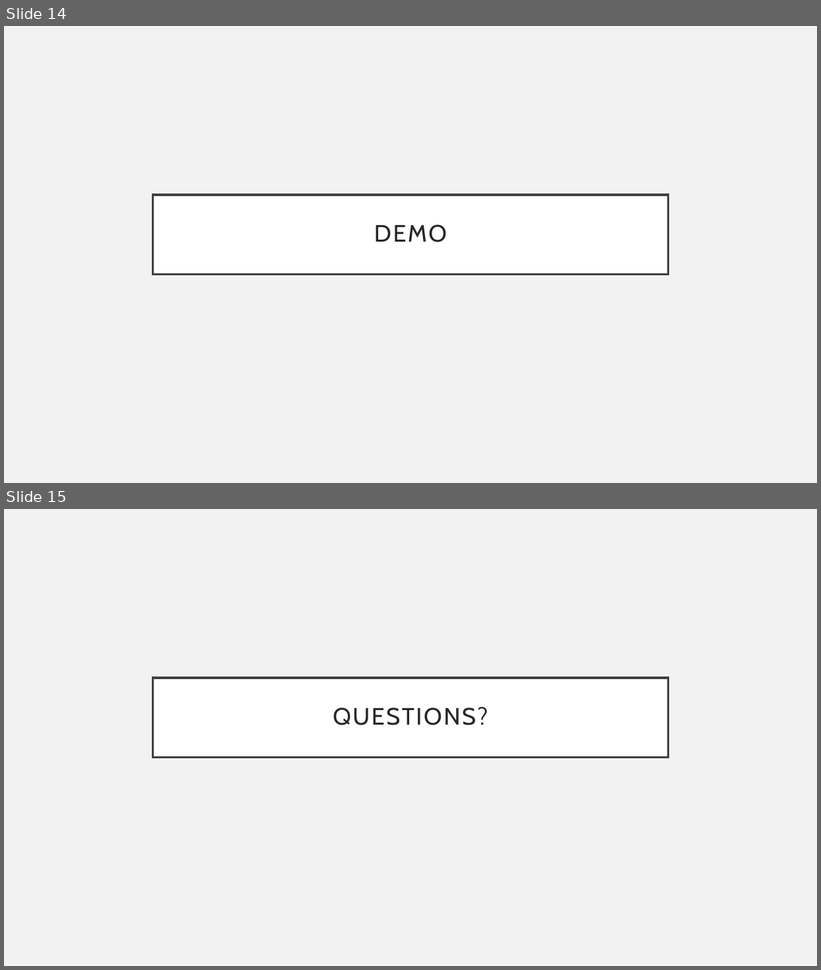
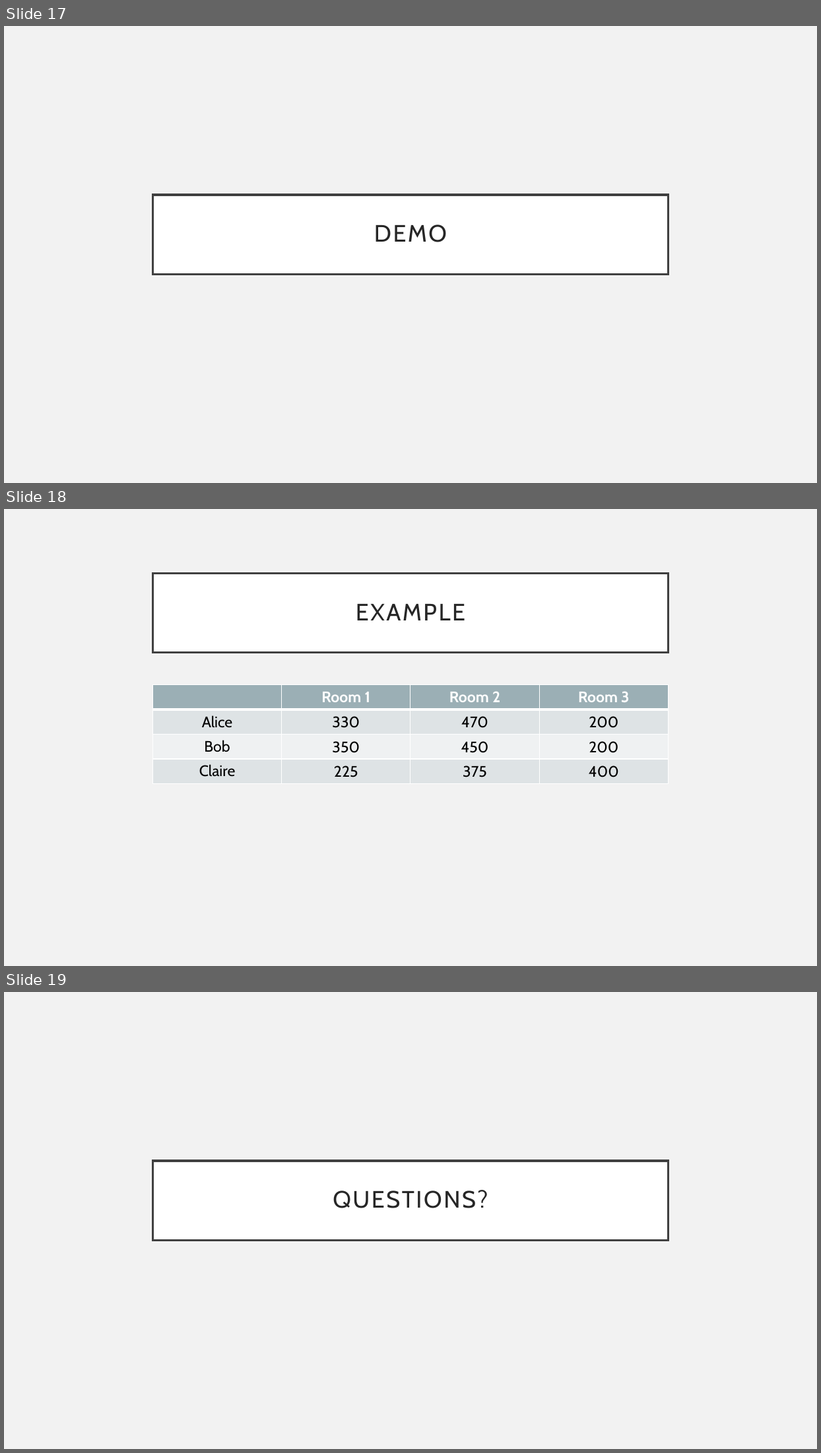
Before and after one commit to tanvinerkar/fair-rent-division, a slide deck: final-ppt.pptx. Shown one above the other, each under a label of ours: slides 14 and 15 before the commit, slides 17, 18 and 19 after it. The pictures are 821x970 and 821x1453 pixels, drawn with LibreOffice and Linux fonts; fonts in the diff are those of the drawing. Boxes give left, top, right and bottom in pixels: in the first picture for what was removed or moved away, otherwise in the second. Text is boxed around its words. In the diff, an @@ line names an element or a change of style, - is before the commit and + after.

```diff
--- a/final-ppt.pptx
+++ b/final-ppt.pptx
@@ slide 18 added at (4, 509, 817, 966), background #F2F2F2 @@
@@ title added at (153, 573, 668, 652), fill #FFFFFF, outline #404040 2.5 pt, 28 pt, text #262626 @@
+EXAMPLE
@@ table added at (153, 685, 668, 784), 4 rows, 4 columns @@
+ | Room 1 | Room 2 | Room 3
+Alice | 330 | 470 | 200
+Bob | 350 | 450 | 200
+Claire | 225 | 375 | 400
@@ what was slide 14 is now slide 17 @@
@@ what was slide 15 is now slide 19 @@
```
Also in this commit, not shown: 1 slide changed, 3 other slides added, 5 other files.
